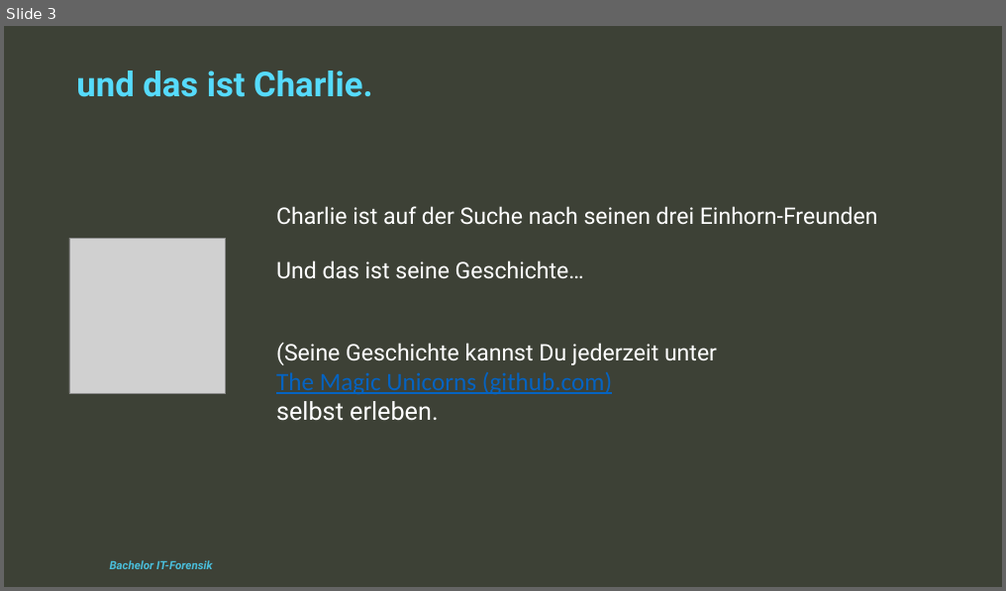
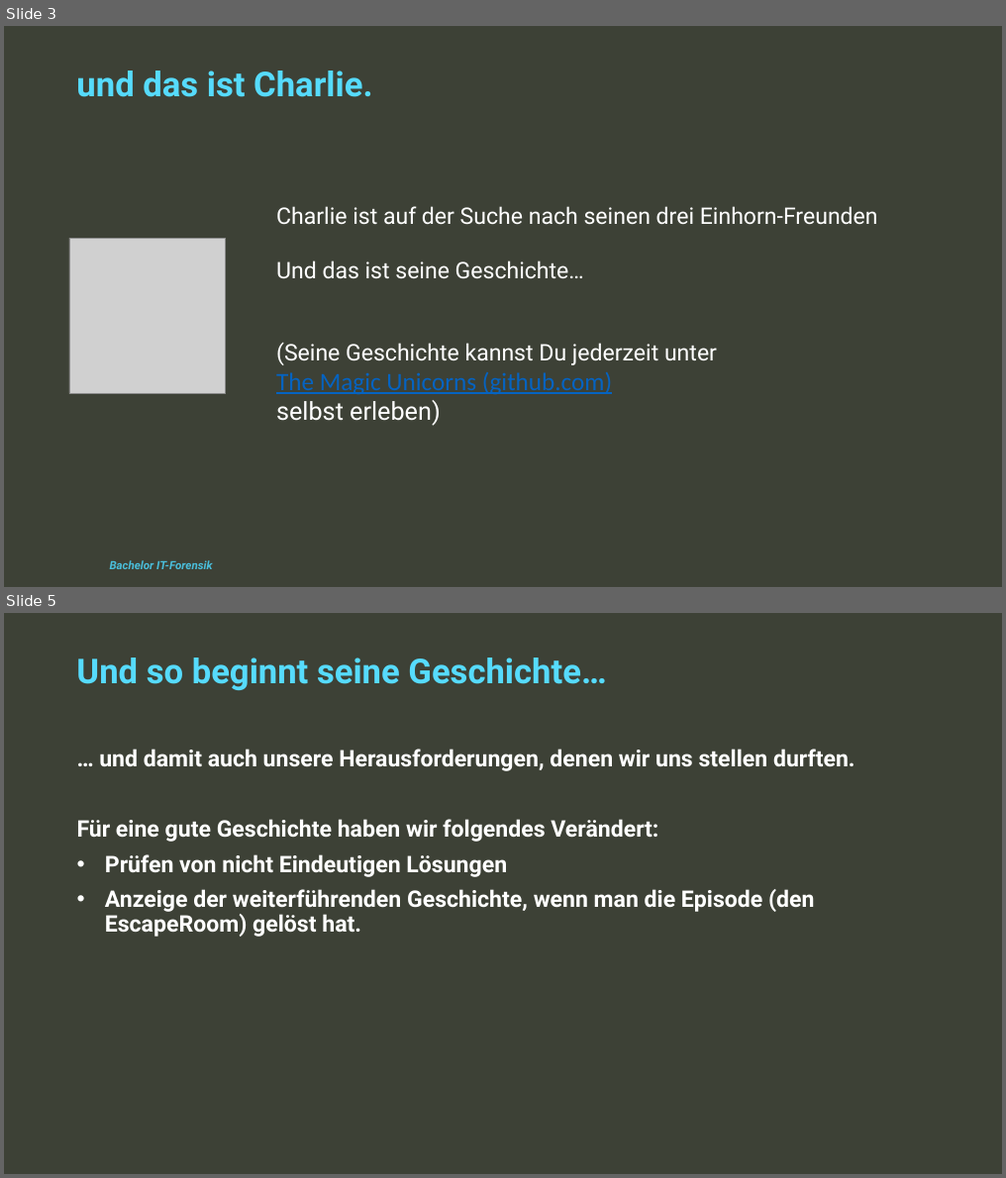
Before and after one commit to The-Magic-Unicorns/pythonescaperoom, a slide deck: TheStory/ProgrammierungII_Gruppe6Mün_EscapeRoom_Präsentation.pptx. Shown one above the other, each under a label of ours: slide 3 before the commit, slides 3 and 5 after it; the slides between them are not shown. The pictures are 1006x591 and 1006x1178 pixels, drawn with LibreOffice and Linux fonts; fonts in the diff are those of the drawing; grey boxes stand for pictures; background and template pictures are left out. Boxes give left, top, right and bottom in pixels: in the first picture for what was removed or moved away, otherwise in the second. Text is boxed around its words. In the diff, an @@ line names an element or a change of style, - is before the commit and + after.

Commit message:
Unsere Präsentation

```diff
--- a/TheStory/ProgrammierungII_Gruppe6Mün_EscapeRoom_Präsentation.pptx
+++ b/TheStory/ProgrammierungII_Gruppe6Mün_EscapeRoom_Präsentation.pptx
@@ slide 5 added at (4, 613, 1002, 1174), background #3D4136 @@
@@ text added at (76, 658, 606, 690), 33 pt, text #56DBFD, bold @@
+Und so beginnt seine Geschichte…
@@ text added at (77, 749, 855, 937), 22 pt, text #FFFFFF, bold @@
+… und damit auch unsere Herausforderungen, denen wir uns stellen durften.
+Für eine gute Geschichte haben wir folgendes Verändert:
+• Prüfen von nicht Eindeutigen Lösungen
+• Anzeige der weiterführenden Geschichte, wenn man die Episode (den EscapeRoom) gelöst hat.
@@ slide 3 changed as well @@
@@ text at (276, 400, 441, 426): text changed @@
-selbst erleben.
+selbst erleben)
```
Also in this commit, not shown: 1 other slide changed, 11 other slides added, 2 slides removed.
